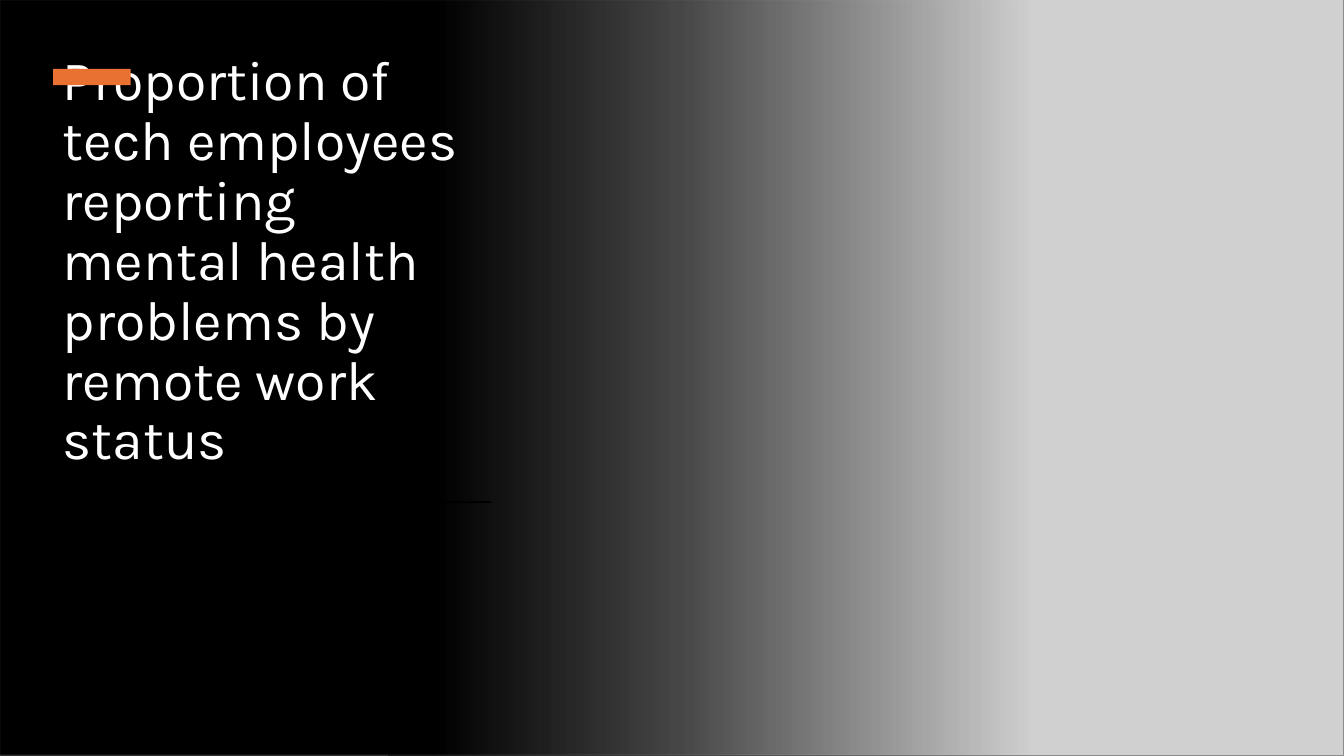
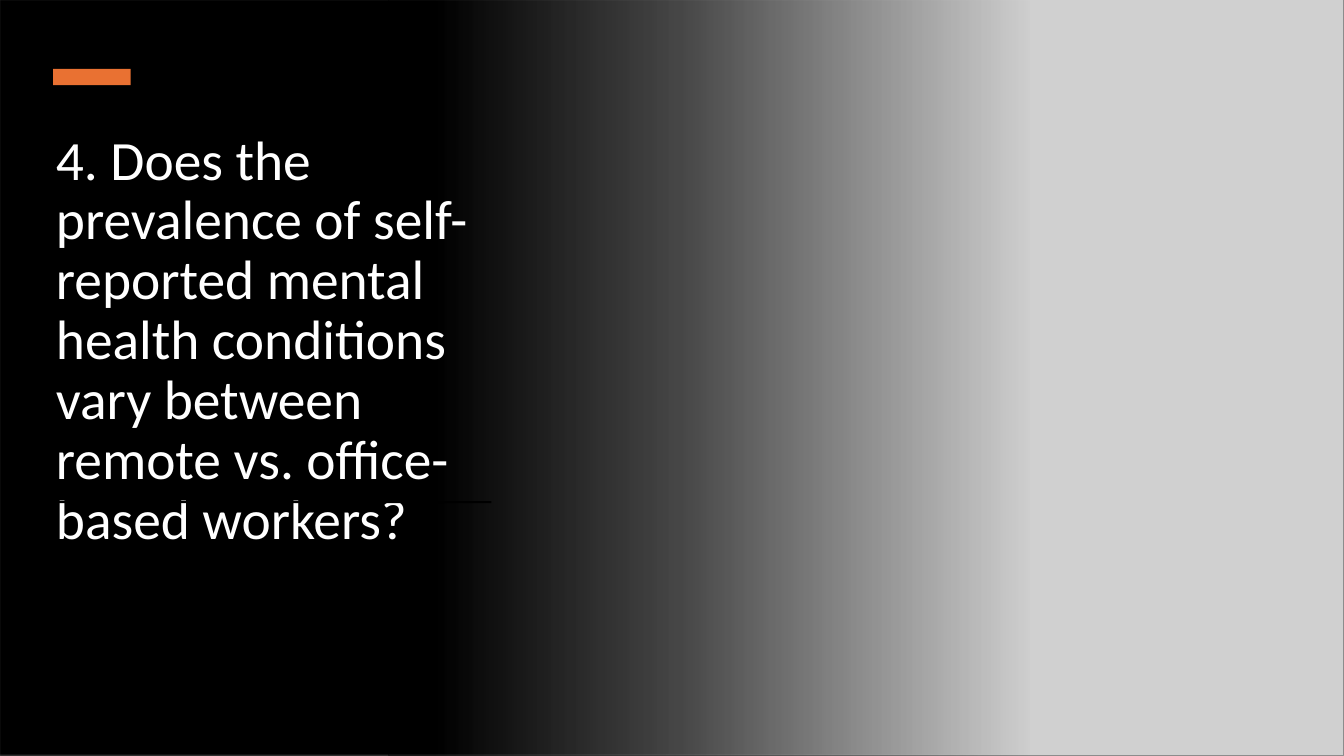
Before and after one commit to K-G-Witt/project1-team4, a slide deck: slide 11 of Initial Presentation.pptx (slide 10 before the commit). Drawn at 1344x756 pixels with LibreOffice and Linux fonts; fonts in the diff are those of the drawing; grey boxes stand for pictures. Boxes give left, top, right and bottom in pixels: in the first picture for what was removed or moved away, otherwise in the second. Text is boxed around its words. In the diff, an @@ line names an element or a change of style, - is before the commit and + after.

```diff
--- a/Initial Presentation.pptx
+++ b/Initial Presentation.pptx
@@ title at (56,141,467,540): text changed; font Karla to Calibri @@
-Proportion of tech employees reporting mental health problems by remote work status
+4. Does the prevalence of self-reported mental health conditions vary between remote vs. office-based workers?
```
Also in this commit, not shown: 5 other slides changed, 9 slides added, 5 slides removed, 1 other file.
